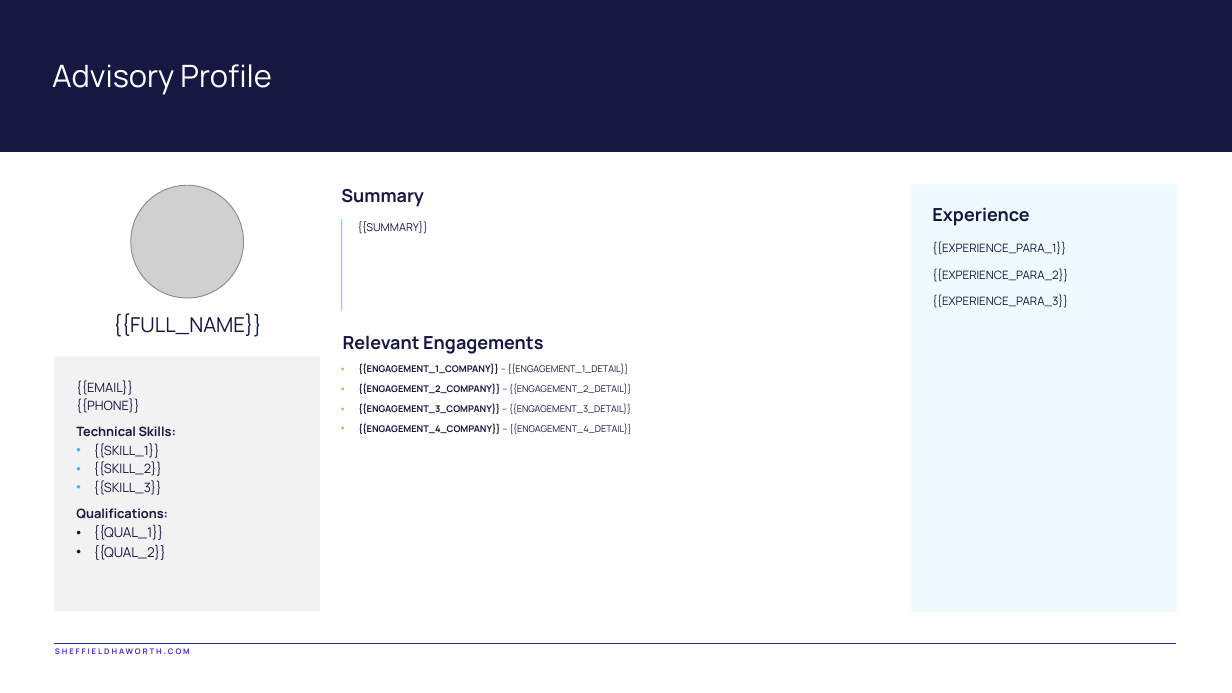
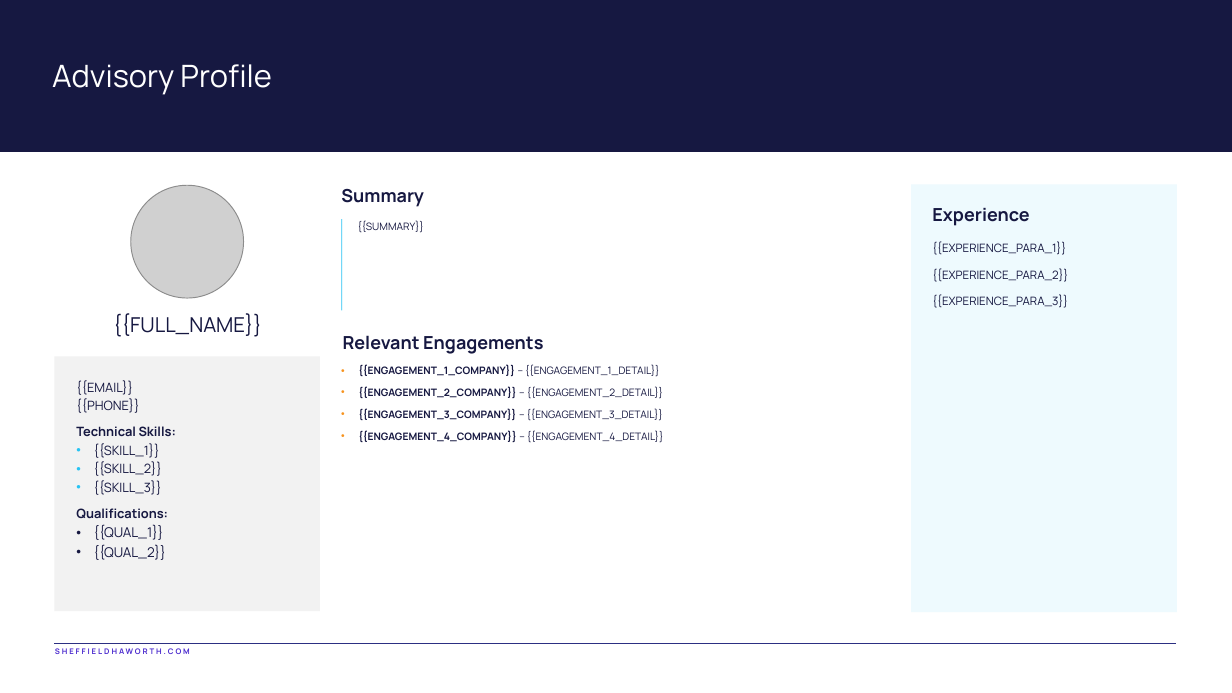
Before and after one commit to AmberS21/sh-document-generator-updated, a slide deck: slide 1 of templates/Advisor_Profile_Template_DocGen.pptx. Drawn at 1232x693 pixels with LibreOffice and Linux fonts; fonts in the diff are those of the drawing; grey boxes stand for pictures. Boxes give left, top, right and bottom in pixels: in the first picture for what was removed or moved away, otherwise in the second. Text is boxed around its words. In the diff, an @@ line names an element or a change of style, - is before the commit and + after.

```diff
--- a/templates/Advisor_Profile_Template_DocGen.pptx
+++ b/templates/Advisor_Profile_Template_DocGen.pptx
@@ text "{{SUMMARY}}" at box(358, 221, 424, 233): size 8.5 to 8 pt @@
@@ text "{{ENGAGEMENT_1_COMPANY}} – {{ENGAGEMENT_1_DETAIL}}" at box(358, 365, 664, 443): size 7.2 to 8 pt; line spacing 1.1 to 1.15 @@
```
